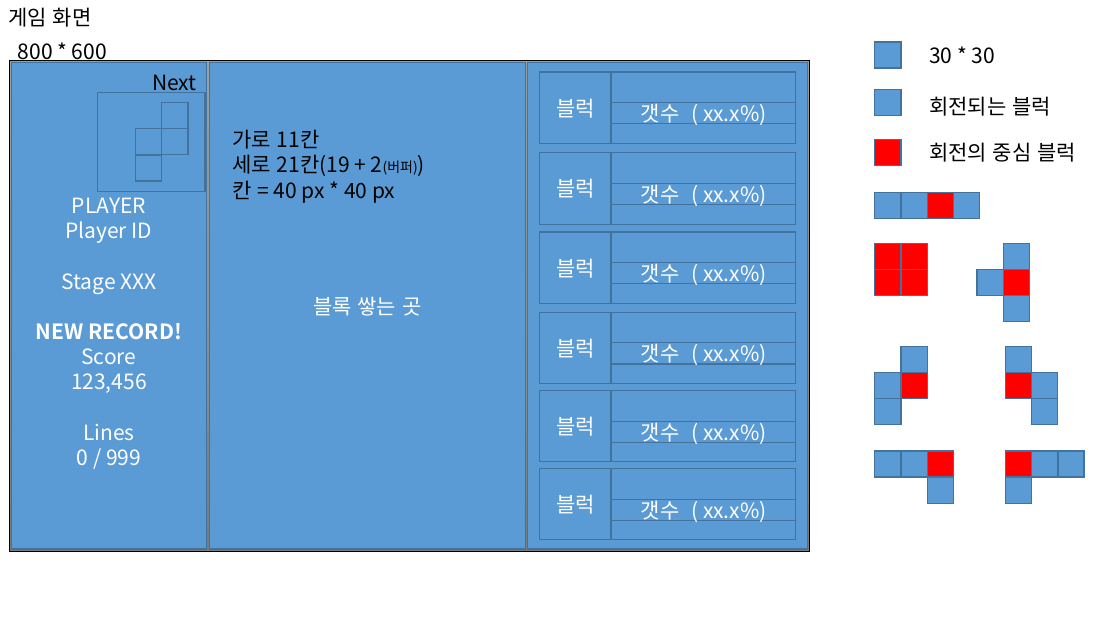
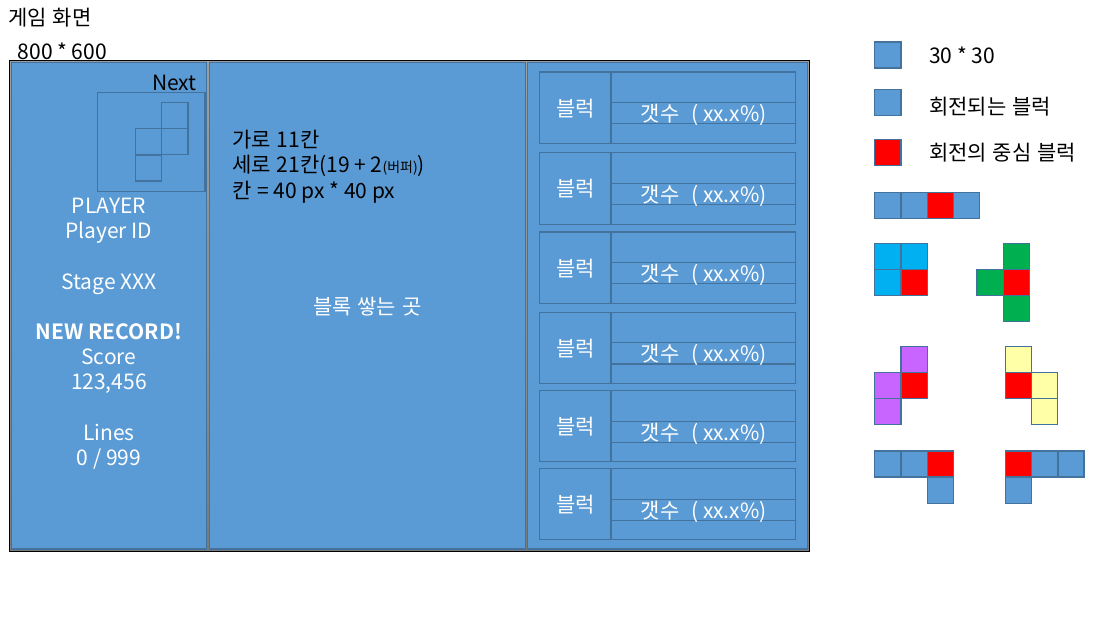
Before and after one commit to hyunsang-shim/study, a slide deck: slide 2 of Tetris_clone/rough_design.pptx. Drawn at 1120x630 pixels with LibreOffice and Linux fonts; fonts in the diff are those of the drawing. Boxes give left, top, right and bottom in pixels: in the first picture for what was removed or moved away, otherwise in the second. Text is boxed around its words. In the diff, an @@ line names an element or a change of style, - is before the commit and + after.

```diff
--- a/Tetris_clone/rough_design.pptx
+++ b/Tetris_clone/rough_design.pptx
@@ fill #FF0000 to #00B0F0 in 3 elements at bbox=[875, 244, 902, 270], bbox=[902, 244, 928, 270], bbox=[875, 270, 902, 296] @@
@@ fill #5B9BD5 to #00B050 in 3 elements at bbox=[1003, 296, 1029, 322], bbox=[1003, 244, 1029, 270], bbox=[977, 270, 1003, 296] @@
@@ fill #5B9BD5 to #C864FF in 3 elements at bbox=[875, 399, 902, 425], bbox=[902, 346, 928, 372], bbox=[875, 372, 902, 398] @@
@@ fill #5B9BD5 to #FFFFA8 in 3 elements at bbox=[1032, 399, 1058, 425], bbox=[1006, 346, 1032, 372], bbox=[1032, 372, 1058, 398] @@
```
Also in this commit, not shown: 28 other files.
